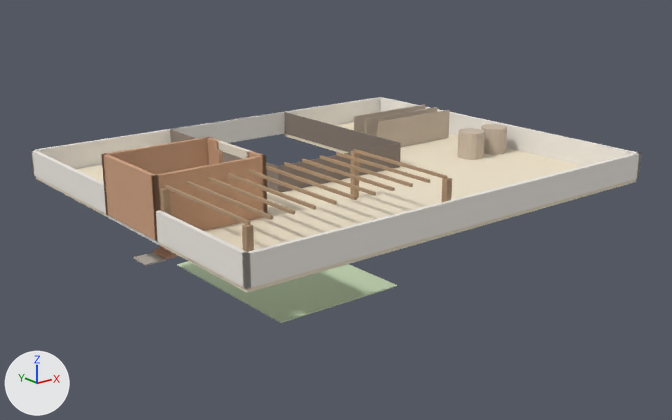
The glTF model modelos/casona/n2.glb as it was, and as the next commit left it.
Before and after are seen from a 50 mm lens placed at (-43.8, -57.0, 19.2), pointed at (0.2, -2.0, -2.8). Lighting does not change. The marker at lower left points along +X, +Y and +Z. The picture after the commit comes second.

The first picture shows 'n2_barandal_10', 'n2_escalon_b6', 'n2_escalon_b7', 'n2_muro_1', 'n2_muro_2', 'n2_muro_3', 'n2_muro_4', 'n2_muro_5', 'n2_patio_abajo', 'n2_piso_azotea_0', 'n2_piso_pergola_0', 'n2_piso_tendedero_0', 'n2_pozo', 'n2_pretil_11', 'n2_pretil_12', 'n2_pretil_13', 'n2_pretil_15' and 28 more.
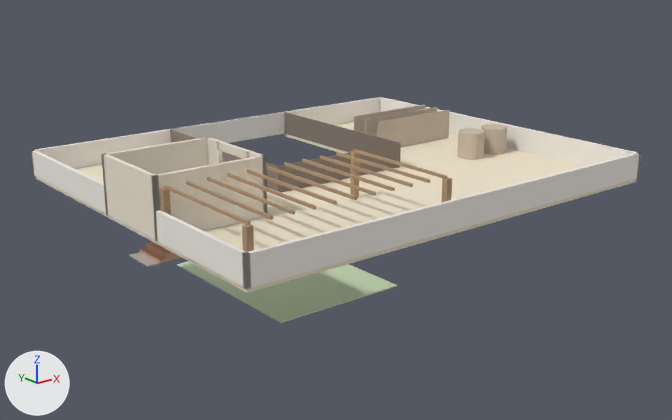
Where the newer file only moved an object's origin or applied its transform, the numbers keep the older frame.

The change, as a diff of the scene's bpy script:
```diff
--- a/modelos/casona/n2.glb.py
+++ b/modelos/casona/n2.glb.py
@@ mat_muro @@
 mat_muro = principled_material('muro')
-mat_muro.base_color = (0.62, 0.36, 0.22)  # brown #cea281
+mat_muro.base_color = (0.86, 0.78, 0.66)  # pale yellow #efe5d4
 mat_muro.roughness = 0.9
@@ ob_n2_escalon_b6 @@
 ob_n2_escalon_b6 = bpy.data.objects.new('n2_escalon_b6', me_n2_escalon_b6_001)
-ob_n2_escalon_b6.location = (-14.75, -2.1, -2.73)
+ob_n2_escalon_b6.location = (-15.53, -2.0, -2.73)
@@ ob_n2_escalon_b7 @@
 ob_n2_escalon_b7 = bpy.data.objects.new('n2_escalon_b7', me_n2_escalon_b7_001)
-ob_n2_escalon_b7.location = (-15.25, -2.1, -2.9)
+ob_n2_escalon_b7.location = (-15.97, -2.0, -2.9)
@@ ob_n2_pozo @@
 ob_n2_pozo = bpy.data.objects.new('n2_pozo', me_n2_pozo_001)
-ob_n2_pozo.location = (-16.25, -2.1, -3.05)
+ob_n2_pozo.location = (-16.6, -2.0, -3.05)
```

Boxes [x1, y1, x2, y2] around the edits, measured in the pictures (672 x 420 px):
'n2_muro_1', recoloured (lighter): [152, 155, 267, 241] in both
'n2_muro_3', recoloured (brown to pale yellow): [102, 154, 160, 242] in both
'n2_muro_2', recoloured (brown to pale yellow): [101, 137, 208, 214] in both
'n2_muro_5', recoloured (brown to pale yellow): [206, 137, 223, 165] in both
'n2_pozo', moved: before [133, 253, 166, 266]; after [129, 252, 159, 267]
'n2_escalon_b6', moved: before [159, 245, 178, 258]; after [145, 242, 171, 262]
'n2_escalon_b7', moved: before [153, 248, 172, 259]; after [140, 248, 165, 263]
'n2_muro_4', recoloured: [247, 151, 267, 212] in both
